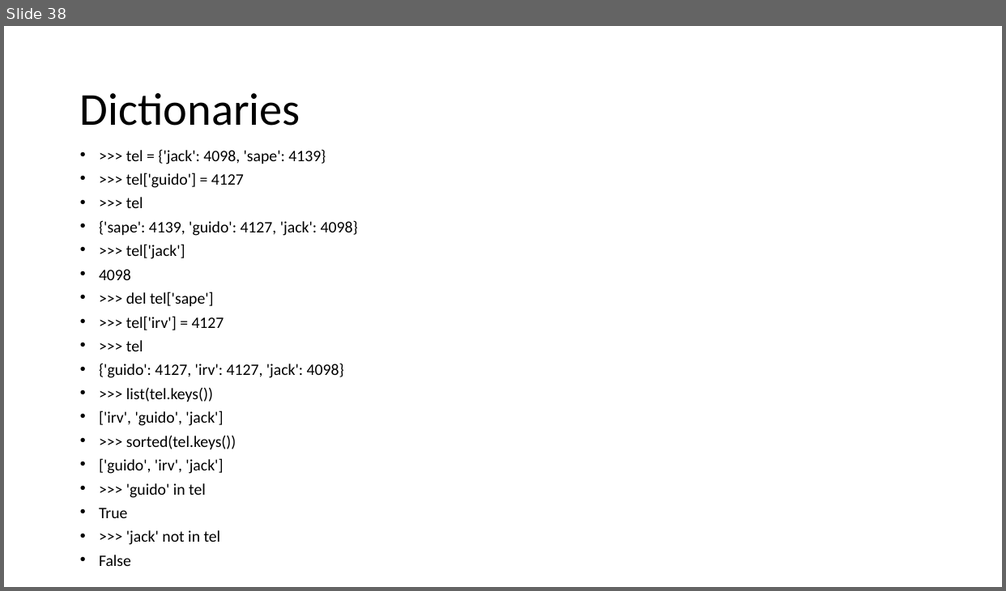
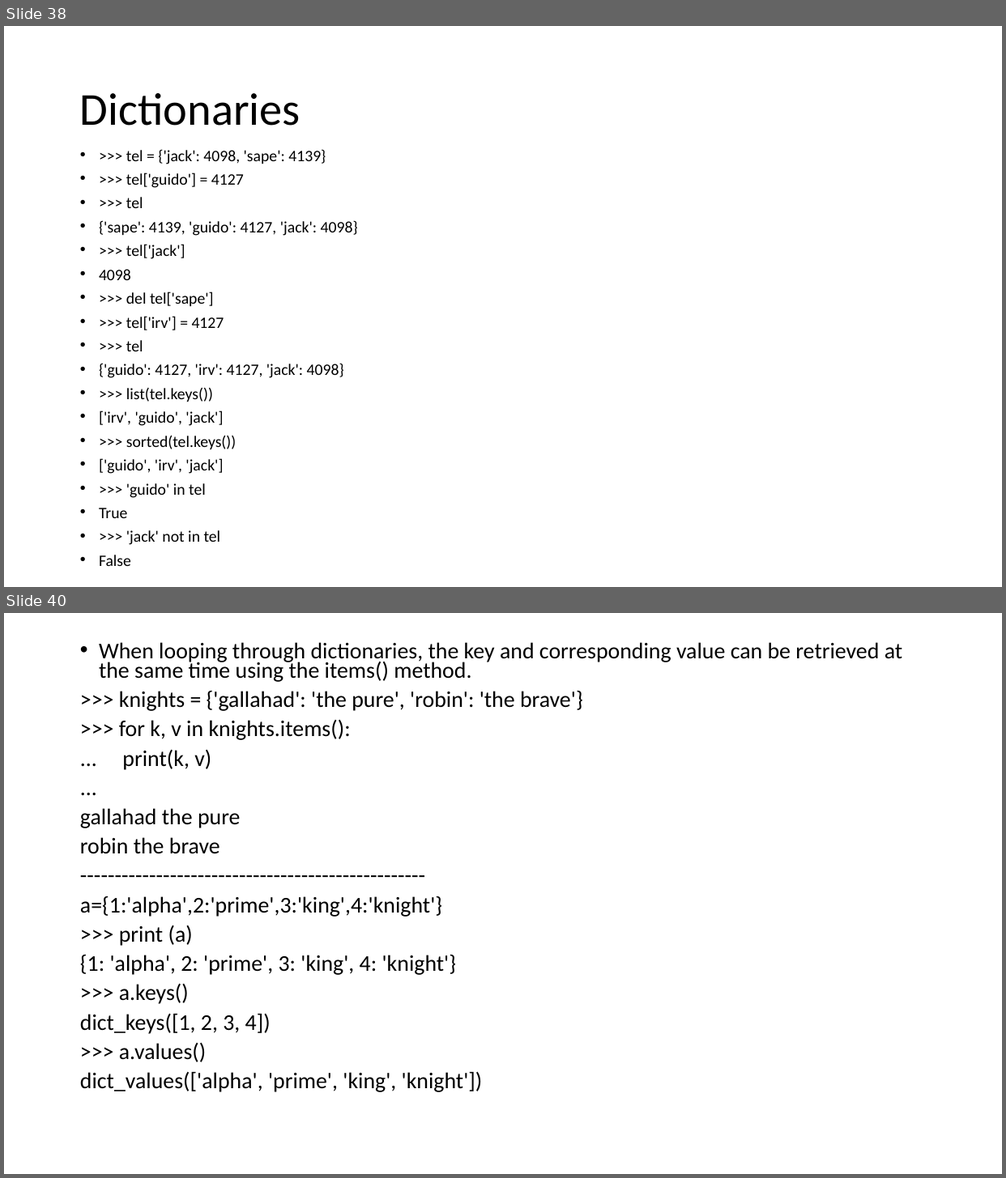
Before and after one commit to harry1180/python_basics, a slide deck: Introduction to Python.pptx. Shown one above the other, each under a label of ours: slide 38 before the commit, slides 38 and 40 after it; the slides between them are not shown. The pictures are 1006x591 and 1006x1178 pixels, drawn with LibreOffice and Linux fonts; fonts in the diff are those of the drawing. Boxes give left, top, right and bottom in pixels: in the first picture for what was removed or moved away, otherwise in the second. Text is boxed around its words. In the diff, an @@ line names an element or a change of style, - is before the commit and + after.

```diff
--- a/Introduction to Python.pptx
+++ b/Introduction to Python.pptx
@@ slide 40 added at (4, 613, 1002, 1174), background #FFFFFF @@
@@ text added at (80, 642, 902, 1093), 21.7 pt, text #000000 @@
+• When looping through dictionaries, the key and corresponding value can be retrieved at the same time using the items() method.
+>>> knights = {'gallahad': 'the pure', 'robin': 'the brave'}
+>>> for k, v in knights.items():
+... print(k, v)
+...
+gallahad the pure
+robin the brave
+--------------------------------------------------
+a={1:'alpha',2:'prime',3:'king',4:'knight'}
+>>> print (a)
+{1: 'alpha', 2: 'prime', 3: 'king', 4: 'knight'}
+>>> a.keys()
+dict_keys([1, 2, 3, 4])
+>>> a.values()
+dict_values(['alpha', 'prime', 'king', 'knight'])
```
Also in this commit, not shown: 4 other slides added, 4 other files.
